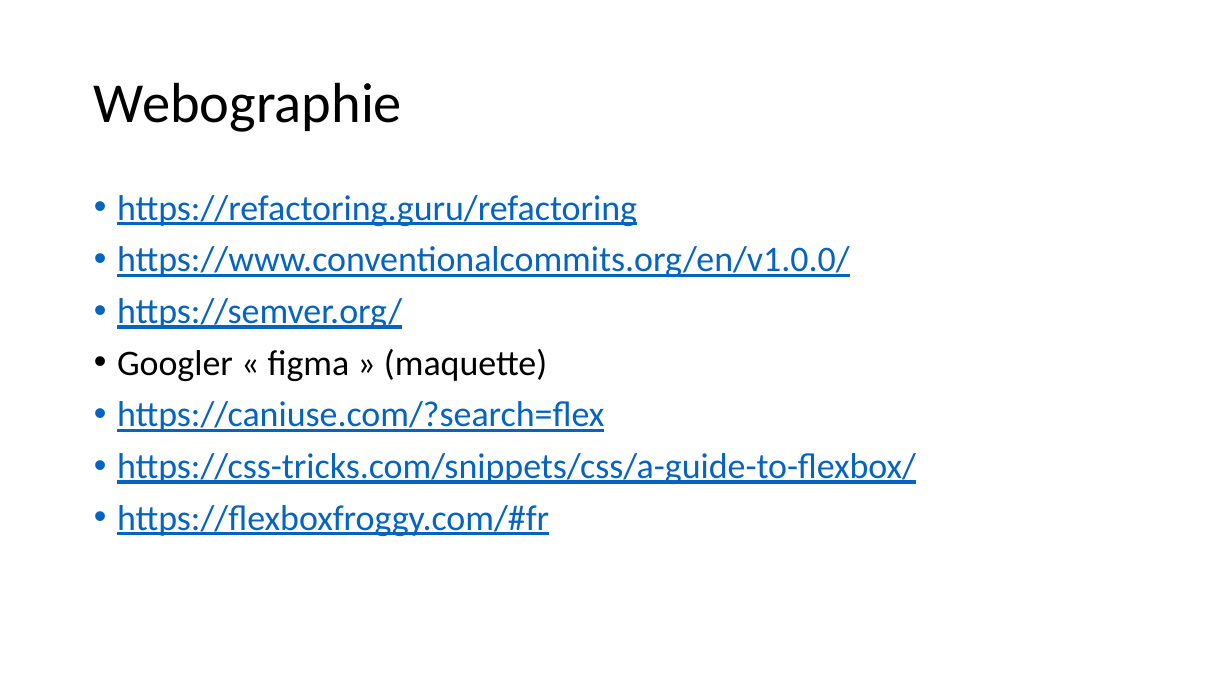
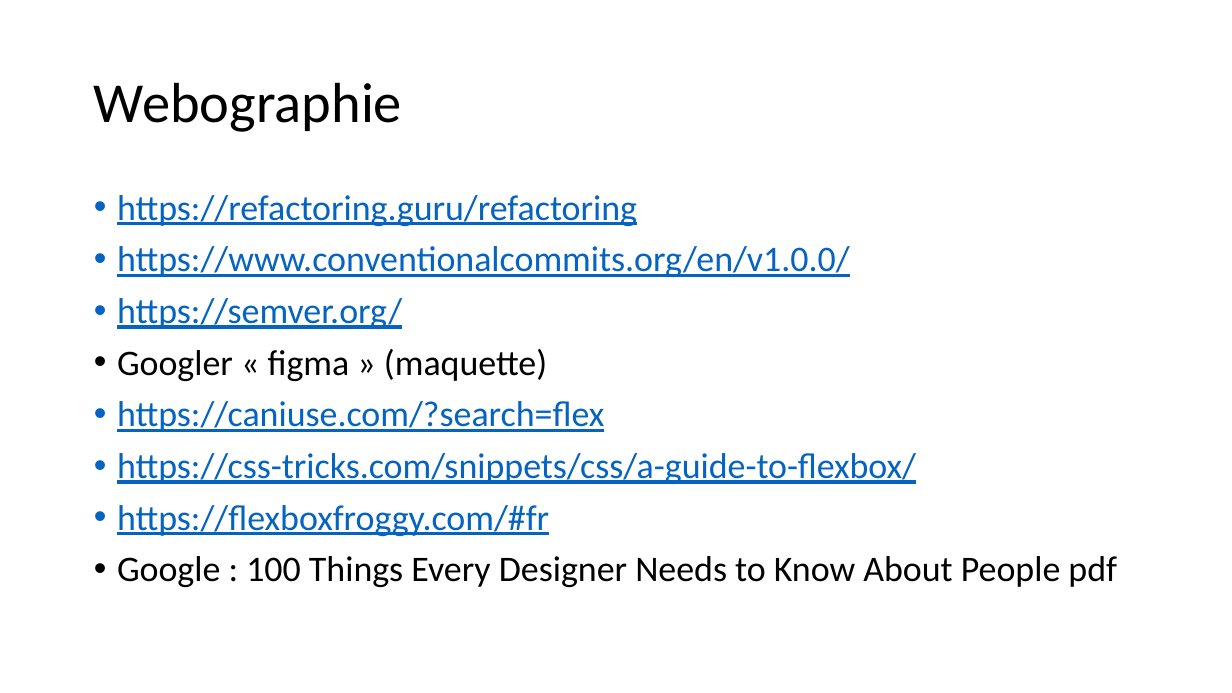
Before and after one commit to jlg-formation/fuj-juillet-2020, a slide deck: slide 14 of notes.pptx (slide 11 before the commit). Drawn at 1232x693 pixels with LibreOffice and Linux fonts; fonts in the diff are those of the drawing. Boxes give left, top, right and bottom in pixels: in the first picture for what was removed or moved away, otherwise in the second. Text is boxed around its words. In the diff, an @@ line names an element or a change of style, - is before the commit and + after.

```diff
--- a/notes.pptx
+++ b/notes.pptx
@@ text at box(117, 556, 1117, 587): paragraph added @@
+• Google : 100 Things Every Designer Needs to Know About People pdf
```
Also in this commit, not shown: 1 other slide changed, 3 slides added.
